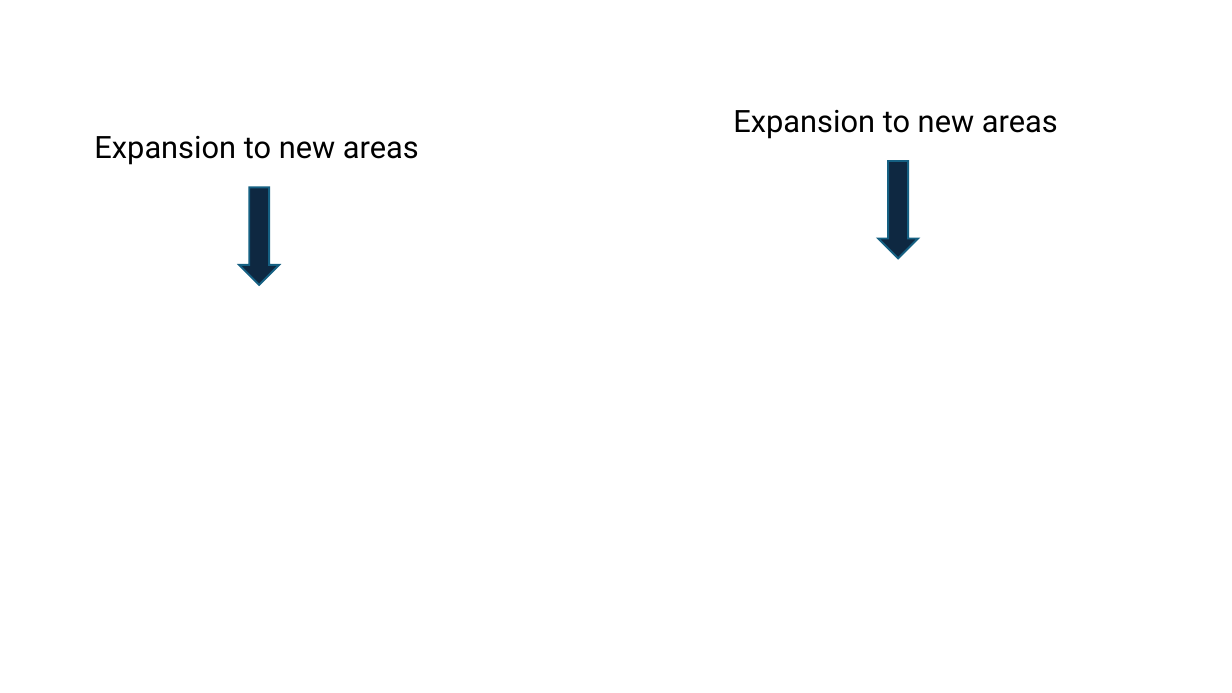
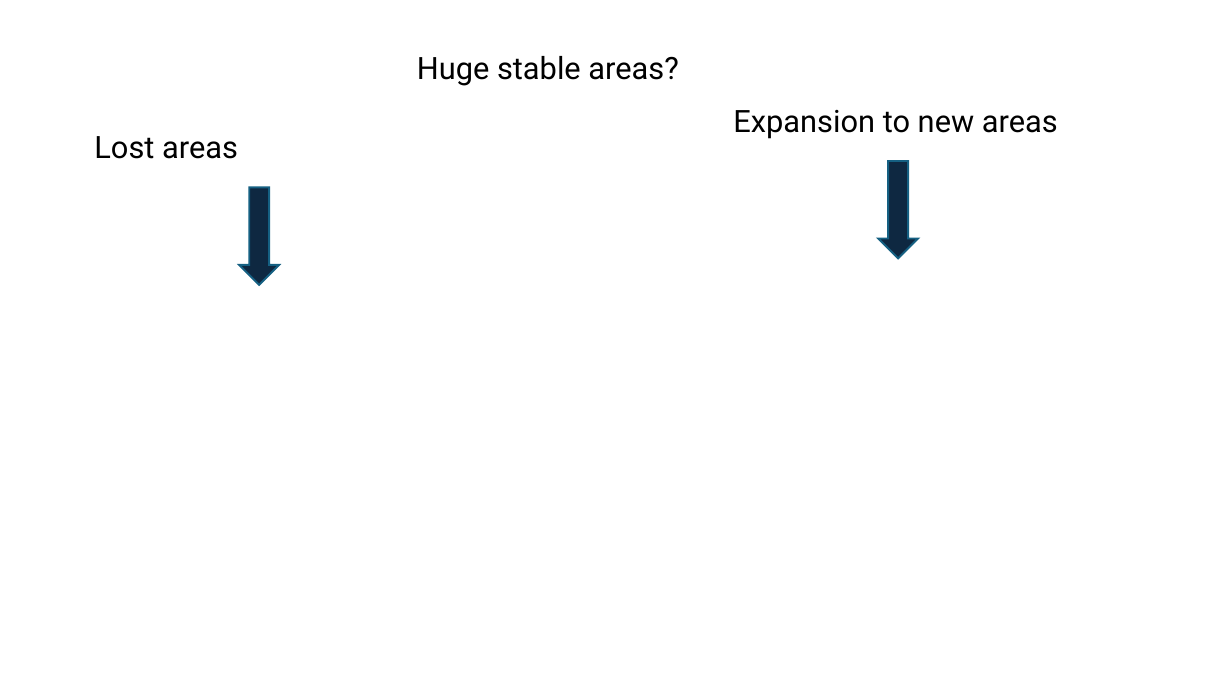
Before and after one commit to ccsosa/SDM_2026_2, a slide deck: slide 54 of 007_Climate_change/CLIMATE_CHANGE.pptx. Drawn at 1232x693 pixels with LibreOffice and Linux fonts; fonts in the diff are those of the drawing; background and template pictures are left out. Boxes give left, top, right and bottom in pixels: in the first picture for what was removed or moved away, otherwise in the second. Text is boxed around its words. In the diff, an @@ line names an element or a change of style, - is before the commit and + after.

```diff
--- a/007_Climate_change/CLIMATE_CHANGE.pptx
+++ b/007_Climate_change/CLIMATE_CHANGE.pptx
@@ text added at (x1=417, y1=56, x2=678, y2=86), 24 pt, text #000000 @@
+Huge stable areas?
@@ text at (x1=94, y1=136, x2=238, y2=159): text changed @@
-Expansion to new areas
+Lost areas
```
Also in this commit, not shown: 6 other slides changed, 1 slide added.
